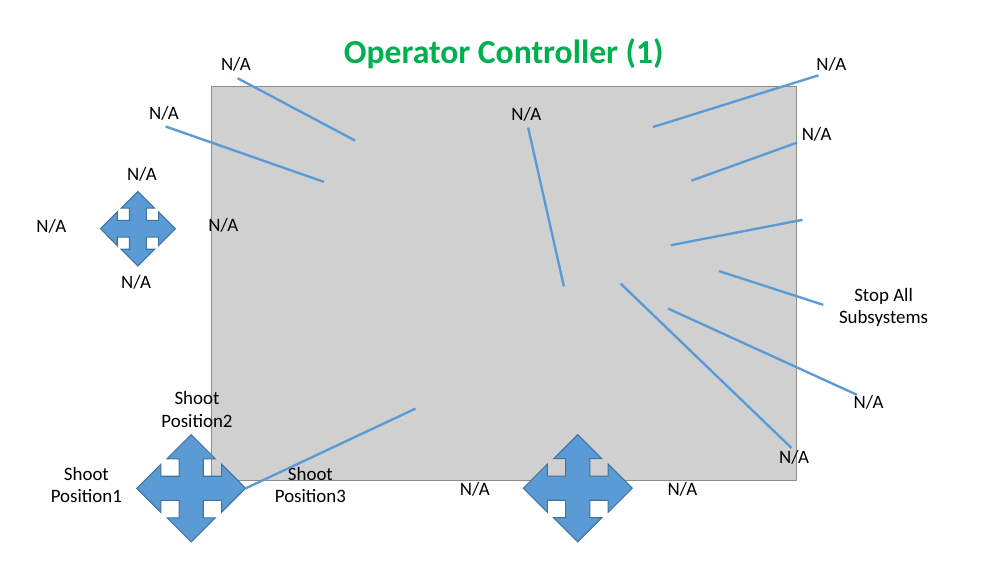
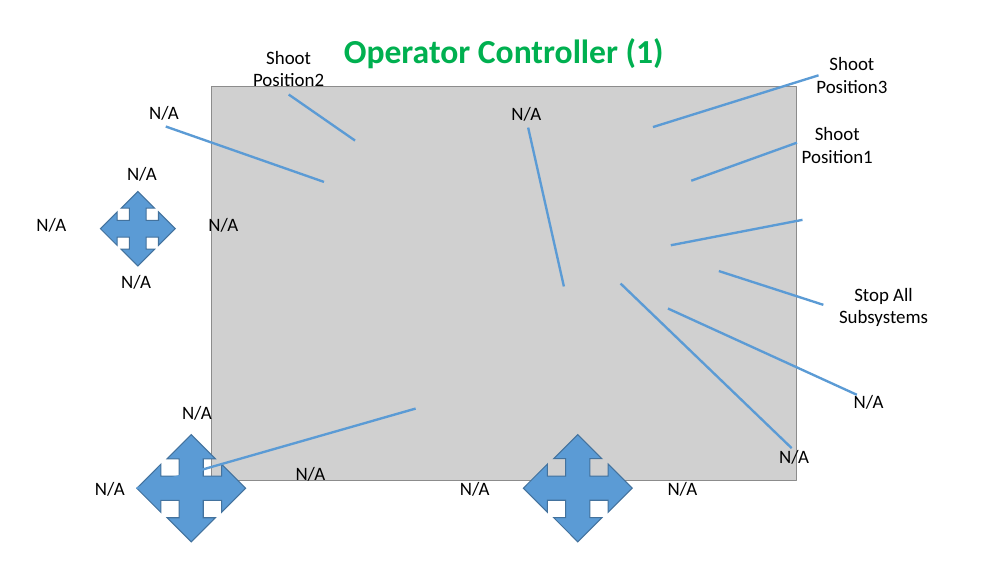
Before and after one commit to FRC-Team-6366/2026_Mummy, a slide deck: slide 2 of XBox Controller Layout.pptx. Drawn at 1008x567 pixels with LibreOffice and Linux fonts; fonts in the diff are those of the drawing; grey boxes stand for pictures. Boxes give left, top, right and bottom in pixels: in the first picture for what was removed or moved away, otherwise in the second. Text is boxed around its words. In the diff, an @@ line names an element or a change of style, - is before the commit and + after.

```diff
--- a/XBox Controller Layout.pptx
+++ b/XBox Controller Layout.pptx
@@ text "Shoot" rewrapped from bbox=[161, 389, 232, 432] to bbox=[253, 51, 324, 87] @@
@@ text "Shoot": place and size @@
-text "Shoot" at bbox=[275, 464, 346, 502]
+text "Shoot" at bbox=[816, 57, 887, 93]
@@ line moved from (237, 79) - (355, 141) to (289, 95) - (355, 141) @@
@@ text "Shoot": place and size @@
-text "Shoot" at bbox=[51, 467, 122, 502]
+text "Shoot" at bbox=[802, 127, 873, 163]
@@ line moved from (246, 488) - (416, 408) to (137, 488) - (416, 408) @@
@@ text "N/A": place and size @@
-text "N/A" at bbox=[816, 57, 846, 76]
+text "N/A" at bbox=[182, 403, 212, 424]
@@ text "N/A": place and size @@
-text "N/A" at bbox=[802, 127, 832, 141]
+text "N/A" at bbox=[95, 482, 125, 496]
@@ text "N/A": place and size @@
-text "N/A" at bbox=[221, 57, 251, 71]
+text "N/A" at bbox=[296, 467, 326, 485]
@@ text "N/A" at bbox=[296, 467, 326, 485]: alignment left to centre @@
```
Also in this commit, not shown: 1 other slide changed, 2 other files.
